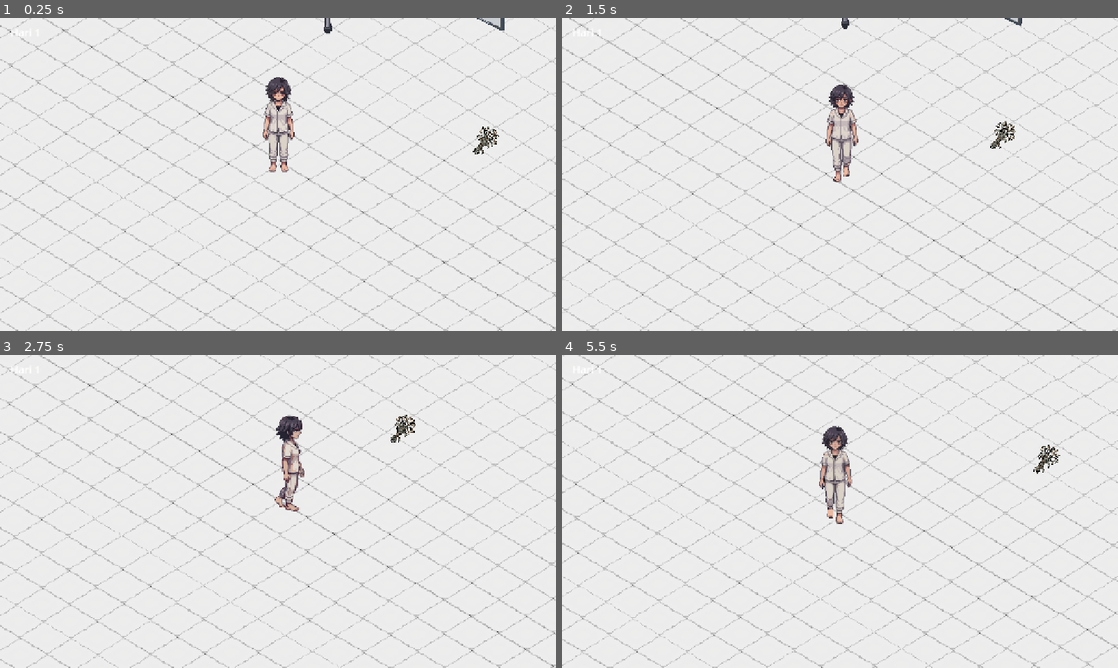
Above: before the commit, frames 1-4 (two rows, left to right).
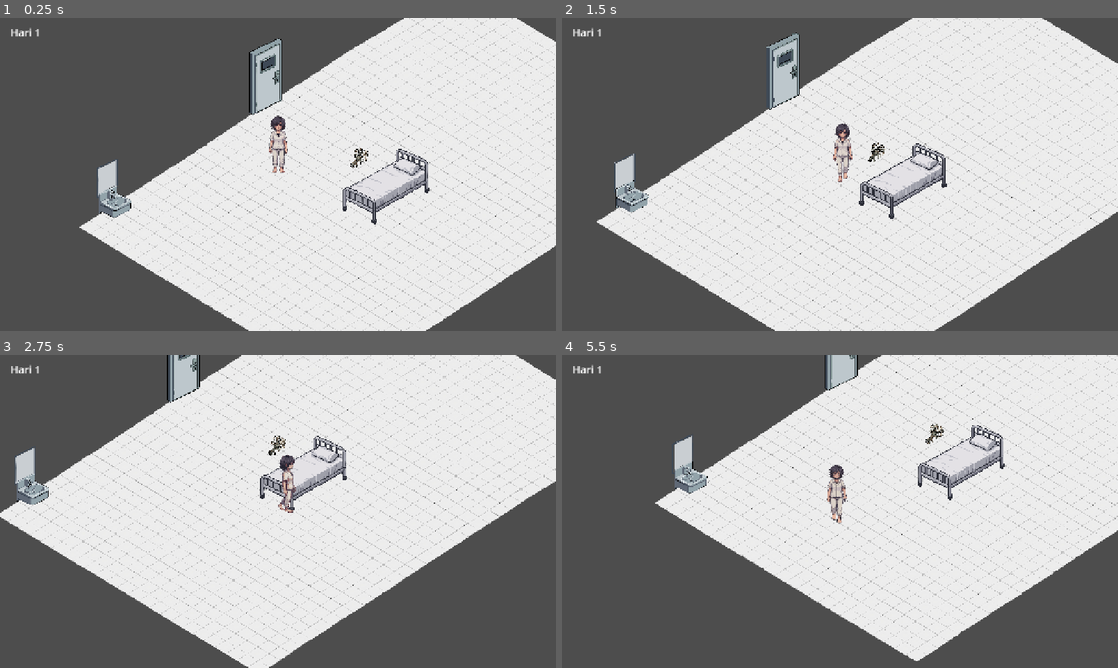
Above: after the commit, the same moments.

Repository: ManReank/REGRETIONS
Game: Godot game, scene res://scenes/main/main.tscn
Same seed, same stepped clock (60 frames per second), same inputs: the game is played once before the commit and once after it.
Inputs:
- Up to frame 1 (0.25 s): no input
- Up to frame 2 (1.5 s): tap Enter (ui_accept) at 0.5, 0.77 s; hold D (move_right) 0.53-1.28 s; tap E (interact) at 0.6, 1.35 s; hold S (move_down) from 1.28 s (still down)
- Up to frame 3 (2.75 s): tap Enter (ui_accept) at 1.52 s; release S (move_down) at 2.03 s; hold D (move_right) from 2.03 s (still down); tap E (interact) at 2.1 s
- Up to frame 4 (5.5 s): release D (move_right) at 2.78 s; hold W (move_up) 2.78-3.53 s; tap E (interact) every 0.75 s from 2.85 to 5.1 s; tap Enter (ui_accept) at 3.02, 3.77, 4.52 s; hold A (move_left) 3.53-5.03 s; hold S (move_down) from 5.03 s (still down)

The runs differ from the first frame. In frame 1, 50% of the frame differs, in the area x 0-100%, y 0-100%; in frame 2, 46%; in frame 3, 46%; in frame 4, 55%.

Commit message:
rescaling the whiteroom etc

Diff:
--- a/scenes/eira/eira.tscn
+++ b/scenes/eira/eira.tscn
@@ -16,7 +16,7 @@
 shape = SubResource("CircleShape2D_body")
 
 [node name="AnimatedSprite2D" type="AnimatedSprite2D" parent="." unique_id=1000023527]
-scale = Vector2(0.80333334, 0.67214286)
+scale = Vector2(0.3, 0.251)
 sprite_frames = ExtResource("2_d11ye")
 animation = &"idle_left"
 
--- a/scenes/furniture/bed.tscn
+++ b/scenes/furniture/bed.tscn
@@ -4,7 +4,7 @@
 [ext_resource type="Script" uid="uid://d0inivwfyhyov" path="res://core/interaction/interactable.gd" id="2_qx5gi"]
 
 [sub_resource type="RectangleShape2D" id="RectangleShape2D_8bkan"]
-size = Vector2(204, 135)
+size = Vector2(206, 130)
 
 [node name="Bed" type="StaticBody2D" unique_id=116703087]
 
@@ -14,12 +14,12 @@
 offset = Vector2(-6.5, -330)
 
 [node name="CollisionPolygon2D" type="CollisionPolygon2D" parent="." unique_id=607445480]
-polygon = PackedVector2Array(-166, 1, -27, 56, 190, -74, 68, -155)
+polygon = PackedVector2Array(-103, -28, -106, 21, -27, 56, 108, -29, 103, -98, 35, -128)
 
 [node name="SleepArea" type="Area2D" parent="." unique_id=222196634]
 script = ExtResource("2_qx5gi")
 object_id = "bed"
 
 [node name="CollisionShape2D" type="CollisionShape2D" parent="SleepArea" unique_id=103370508]
-position = Vector2(-2, -44.5)
+position = Vector2(-3, -42)
 shape = SubResource("RectangleShape2D_8bkan")
--- a/scenes/interactables/mirror.tscn
+++ b/scenes/interactables/mirror.tscn
@@ -1,10 +1,10 @@
 [gd_scene format=3 uid="uid://v623g2onj1fk"]
 
 [ext_resource type="Script" uid="uid://d0inivwfyhyov" path="res://core/interaction/interactable.gd" id="1_hj66i"]
-[ext_resource type="Texture2D" uid="uid://bloksiu5tsvg0" path="res://assets/objects/OBJ_07 Cermin 01.png" id="2_iu6bh"]
+[ext_resource type="Texture2D" uid="uid://5v1vfeen85dq" path="res://assets/objects/OBJ_07 Cermin 02.png" id="2_hj66i"]
 
 [sub_resource type="RectangleShape2D" id="RectangleShape2D_235oj"]
-size = Vector2(70.5, 132)
+size = Vector2(99, 231)
 
 [node name="Mirror" type="Area2D" unique_id=297100894]
 visibility_layer = 2
@@ -16,9 +16,9 @@
 [node name="Sprite2D" type="Sprite2D" parent="." unique_id=1680625716]
 position = Vector2(58.771484, 26.500347)
 scale = Vector2(0.09492188, 0.0934961)
-texture = ExtResource("2_iu6bh")
+texture = ExtResource("2_hj66i")
 offset = Vector2(-45, -811)
 
 [node name="CollisionShape2D" type="CollisionShape2D" parent="." unique_id=1161558661]
-position = Vector2(55.75, -49)
+position = Vector2(51.5, 0.5)
 shape = SubResource("RectangleShape2D_235oj")
--- a/scenes/main/main.tscn
+++ b/scenes/main/main.tscn
@@ -69,6 +69,7 @@
 [node name="DialogueText" type="Label" parent="UI/DialogueUI/DialoguePanel" unique_id=242056538]
 layout_mode = 2
 theme_override_font_sizes/font_size = 24
+vertical_alignment = 1
 autowrap_mode = 3
 
 [node name="FadeUI" type="ColorRect" parent="UI" unique_id=529539786]
--- a/scenes/white_room/white_room.tscn
+++ b/scenes/white_room/white_room.tscn
@@ -5,18 +5,18 @@
 [ext_resource type="PackedScene" uid="uid://v623g2onj1fk" path="res://scenes/interactables/mirror.tscn" id="2_e61mm"]
 [ext_resource type="PackedScene" uid="uid://ha1egntwolxc" path="res://scenes/furniture/bed.tscn" id="2_smdds"]
 [ext_resource type="PackedScene" uid="uid://dgkebhf7fpnve" path="res://scenes/interactables/flower_wreath.tscn" id="4_smdds"]
-[ext_resource type="Texture2D" path="res://assets/environment/ENV _03 Metal Door 01.png.png" id="env_metaldoor01"]
-[ext_resource type="Texture2D" path="res://assets/environment/ENV _03 Metal Door 02.png.png" id="env_metaldoor02"]
-[ext_resource type="Texture2D" path="res://assets/environment/ENV_05 Sink 01.png.png" id="env_sink01"]
-[ext_resource type="Texture2D" path="res://assets/environment/ENV_05 Sink 02.png.png" id="env_sink02"]
-[ext_resource type="Texture2D" path="res://assets/environment/Coretan Merah 1.png" id="env_redscribbledecal1"]
-[ext_resource type="Texture2D" path="res://assets/environment/Coretan Merah 2.png" id="env_redscribbledecal2"]
-[ext_resource type="Texture2D" path="res://assets/environment/Noda Darah 1.png" id="env_bloodstaindecal1"]
-[ext_resource type="Texture2D" path="res://assets/environment/Noda Darah 2.png" id="env_bloodstaindecal2"]
-[ext_resource type="Texture2D" path="res://assets/environment/Noda Darah 3.png" id="env_bloodstaindecal3"]
-[ext_resource type="Texture2D" path="res://assets/environment/Noda Darah 4.png" id="env_bloodstaindecal4"]
-[ext_resource type="Texture2D" path="res://assets/environment/Noda Darah 5.png" id="env_bloodstaindecal5"]
-[ext_resource type="Texture2D" path="res://assets/environment/Noda Darah 6.png" id="env_bloodstaindecal6"]
+[ext_resource type="Texture2D" uid="uid://do4g4gjyyjorv" path="res://assets/environment/Noda Darah 1.png" id="env_bloodstaindecal1"]
+[ext_resource type="Texture2D" uid="uid://bb3ndolp5m61k" path="res://assets/environment/Noda Darah 2.png" id="env_bloodstaindecal2"]
+[ext_resource type="Texture2D" uid="uid://b1srdd7gstqgh" path="res://assets/environment/Noda Darah 3.png" id="env_bloodstaindecal3"]
+[ext_resource type="Texture2D" uid="uid://cv4txat64nhe" path="res://assets/environment/Noda Darah 4.png" id="env_bloodstaindecal4"]
+[ext_resource type="Texture2D" uid="uid://dce7k88fqxpnt" path="res://assets/environment/Noda Darah 5.png" id="env_bloodstaindecal5"]
+[ext_resource type="Texture2D" uid="uid://cl5mrv83a06ob" path="res://assets/environment/Noda Darah 6.png" id="env_bloodstaindecal6"]
+[ext_resource type="Texture2D" uid="uid://dyr3qglkiqhpp" path="res://assets/environment/ENV _03 Metal Door 01.png.png" id="env_metaldoor01"]
+[ext_resource type="Texture2D" uid="uid://dgng2nwro7bly" path="res://assets/environment/ENV _03 Metal Door 02.png.png" id="env_metaldoor02"]
+[ext_resource type="Texture2D" uid="uid://dx612qp1u1ymq" path="res://assets/environment/Coretan Merah 1.png" id="env_redscribbledecal1"]
+[ext_resource type="Texture2D" uid="uid://dva3wau4fh724" path="res://assets/environment/Coretan Merah 2.png" id="env_redscribbledecal2"]
+[ext_resource type="Texture2D" uid="uid://c3f8cox7yaqrc" path="res://assets/environment/ENV_05 Sink 01.png.png" id="env_sink01"]
+[ext_resource type="Texture2D" uid="uid://db8egorbd5ubl" path="res://assets/environment/ENV_05 Sink 02.png.png" id="env_sink02"]
 
 [node name="WhiteRoom" type="Node2D" unique_id=844027306]
 y_sort_enabled = true
@@ -24,9 +24,13 @@
 [node name="Ground" type="Node2D" parent="." unique_id=1210889622]
 
 [node name="Floor" type="Sprite2D" parent="Ground" unique_id=998048861]
-position = Vector2(640, 380)
-scale = Vector2(0.5, 0.5)
+position = Vector2(659, 284)
+scale = Vector2(0.2, 0.2)
 texture = ExtResource("1_e61mm")
+
+[node name="Floor2" type="Sprite2D" parent="Ground" unique_id=1658446565]
+position = Vector2(1041.5, 142)
+scale = Vector2(469.00003, 278.00003)
 
 [node name="WorldObjects" type="Node2D" parent="." unique_id=425917522]
 y_sort_enabled = true
@@ -35,26 +39,109 @@
 y_sort_enabled = true
 
 [node name="Bed" parent="WorldObjects/Furniture" unique_id=996731395 instance=ExtResource("2_smdds")]
-position = Vector2(681, 124)
+position = Vector2(601, 363)
+scale = Vector2(0.6, 0.6)
+
+[node name="Bed2" parent="WorldObjects/Furniture" unique_id=116703087 instance=ExtResource("2_smdds")]
+visible = false
+position = Vector2(601, 363)
+scale = Vector2(0.6, 0.6)
+
+[node name="MetalDoor01" type="Sprite2D" parent="WorldObjects/Furniture" unique_id=391269538]
+position = Vector2(416.99997, 232)
+scale = Vector2(0.07, 0.07)
+texture = ExtResource("env_metaldoor01")
+offset = Vector2(-8, -963)
+
+[node name="MetalDoor02" type="Sprite2D" parent="WorldObjects/Furniture" unique_id=1039297718]
+position = Vector2(997, 345)
+scale = Vector2(1e-05, 1e-05)
+texture = ExtResource("env_metaldoor02")
+offset = Vector2(138, -963)
+
+[node name="Sink01" type="Sprite2D" parent="WorldObjects/Furniture" unique_id=951162669]
+position = Vector2(186, 389)
+scale = Vector2(0.033, 0.033)
+texture = ExtResource("env_sink01")
+offset = Vector2(0, -805)
+
+[node name="Sink02" type="Sprite2D" parent="WorldObjects/Furniture" unique_id=908070082]
+visible = false
+position = Vector2(1006, 288)
+scale = Vector2(0.08, 0.08)
+texture = ExtResource("env_sink02")
+offset = Vector2(105, -746)
 
 [node name="Interactables" type="Node2D" parent="WorldObjects" unique_id=373447528]
 y_sort_enabled = true
 
 [node name="Mirror" parent="WorldObjects/Interactables" unique_id=297100894 instance=ExtResource("2_e61mm")]
-position = Vector2(825, 153)
+position = Vector2(157, 346)
+scale = Vector2(0.4, 0.4)
 
 [node name="Area2D" type="Area2D" parent="WorldObjects/Interactables" unique_id=202638315]
 
 [node name="FlowerWreath" parent="WorldObjects/Interactables" unique_id=1253956523 instance=ExtResource("4_smdds")]
-position = Vector2(895, 370)
+position = Vector2(561, 313)
+scale = Vector2(0.7, 0.7)
 
 [node name="Decorations" type="Node2D" parent="WorldObjects" unique_id=1332493937]
+visible = false
+
+[node name="RedScribbleDecal1" type="Sprite2D" parent="WorldObjects/Decorations" unique_id=2129058231]
+position = Vector2(1357, 578.00006)
+scale = Vector2(0.03, 0.03)
+texture = ExtResource("env_redscribbledecal1")
+offset = Vector2(56, -863)
+
+[node name="RedScribbleDecal2" type="Sprite2D" parent="WorldObjects/Decorations" unique_id=1678262839]
+position = Vector2(1530, 700)
+scale = Vector2(0.15, 0.15)
+texture = ExtResource("env_redscribbledecal2")
+offset = Vector2(42, -321)
+
+[node name="BloodStainDecal1" type="Sprite2D" parent="WorldObjects/Decorations" unique_id=1962517568]
+position = Vector2(1810, 700)
+scale = Vector2(0.15, 0.15)
+texture = ExtResource("env_bloodstaindecal1")
+offset = Vector2(-14, -725)
+
+[node name="BloodStainDecal2" type="Sprite2D" parent="WorldObjects/Decorations" unique_id=1140595268]
+position = Vector2(2090, 700)
+scale = Vector2(0.15, 0.15)
+texture = ExtResource("env_bloodstaindecal2")
+offset = Vector2(79, -840)
+
+[node name="BloodStainDecal3" type="Sprite2D" parent="WorldObjects/Decorations" unique_id=1742439955]
+position = Vector2(1250, 1020)
+scale = Vector2(0.15, 0.15)
+texture = ExtResource("env_bloodstaindecal3")
+offset = Vector2(70, -530)
+
+[node name="BloodStainDecal4" type="Sprite2D" parent="WorldObjects/Decorations" unique_id=781216417]
+position = Vector2(1530, 1020)
+scale = Vector2(0.15, 0.15)
+texture = ExtResource("env_bloodstaindecal4")
+offset = Vector2(-20, -586)
+
+[node name="BloodStainDecal5" type="Sprite2D" parent="WorldObjects/Decorations" unique_id=2022311316]
+position = Vector2(1810, 1020)
+scale = Vector2(0.15, 0.15)
+texture = ExtResource("env_bloodstaindecal5")
+offset = Vector2(58, -645)
+
+[node name="BloodStainDecal6" type="Sprite2D" parent="WorldObjects/Decorations" unique_id=203447563]
+position = Vector2(2090, 1020)
+scale = Vector2(0.15, 0.15)
+texture = ExtResource("env_bloodstaindecal6")
+offset = Vector2(63, -747)
 
 [node name="Characters" type="Node2D" parent="." unique_id=1229693719]
 y_sort_enabled = true
 
 [node name="Eira" parent="Characters" unique_id=819956635 instance=ExtResource("1_od50t")]
-position = Vector2(576, 400)
+position = Vector2(436, 323)
+scale = Vector2(0.6, 0.6)
 
 [node name="NPCs" type="Node2D" parent="Characters" unique_id=1470480740]
 
@@ -63,81 +150,10 @@
 [node name="Foreground" type="Node2D" parent="." unique_id=1076815780]
 
 [node name="RoomBounds" type="StaticBody2D" parent="." unique_id=1212725919]
+visible = false
 position = Vector2(640, 380)
 
 [node name="CollisionPolygon2D" type="CollisionPolygon2D" parent="RoomBounds" unique_id=438238916]
-position = Vector2(-3, -45)
+position = Vector2(-123, -51)
 build_mode = 1
-polygon = PackedVector2Array(65, -286, 482, -30, -87, 337, -504, 84)
-
-[node name="MetalDoor01" type="Sprite2D" parent="WorldObjects/Furniture"]
-position = Vector2(1250, 320)
-scale = Vector2(0.15, 0.15)
-texture = ExtResource("env_metaldoor01")
-offset = Vector2(-8, -963)
-
-[node name="MetalDoor02" type="Sprite2D" parent="WorldObjects/Furniture"]
-position = Vector2(1400, 320)
-scale = Vector2(0.15, 0.15)
-texture = ExtResource("env_metaldoor02")
-offset = Vector2(138, -963)
-
-[node name="Sink01" type="Sprite2D" parent="WorldObjects/Furniture"]
-position = Vector2(1650, 320)
-scale = Vector2(0.15, 0.15)
-texture = ExtResource("env_sink01")
-offset = Vector2(0, -805)
-
-[node name="Sink02" type="Sprite2D" parent="WorldObjects/Furniture"]
-position = Vector2(1900, 320)
-scale = Vector2(0.15, 0.15)
-texture = ExtResource("env_sink02")
-offset = Vector2(105, -746)
-
-[node name="RedScribbleDecal1" type="Sprite2D" parent="WorldObjects/Decorations"]
-position = Vector2(1250, 700)
-scale = Vector2(0.15, 0.15)
-texture = ExtResource("env_redscribbledecal1")
-offset = Vector2(56, -863)
-
-[node name="RedScribbleDecal2" type="Sprite2D" parent="WorldObjects/Decorations"]
-position = Vector2(1530, 700)
-scale = Vector2(0.15, 0.15)
-texture = ExtResource("env_redscribbledecal2")
-offset = Vector2(42, -321)
-
-[node name="BloodStainDecal1" type="Sprite2D" parent="WorldObjects/Decorations"]
-position = Vector2(1810, 700)
-scale = Vector2(0.15, 0.15)
-texture = ExtResource("env_bloodstaindecal1")
-offset = Vector2(-14, -725)
-
-[node name="BloodStainDecal2" type="Sprite2D" parent="WorldObjects/Decorations"]
-position = Vector2(2090, 700)
-scale = Vector2(0.15, 0.15)
-texture = ExtResource("env_bloodstaindecal2")
-offset = Vector2(79, -840)
-
-[node name="BloodStainDecal3" type="Sprite2D" parent="WorldObjects/Decorations"]
-position = Vector2(1250, 1020)
-scale = Vector2(0.15, 0.15)
-texture = ExtResource("env_bloodstaindecal3")
-offset = Vector2(70, -530)
-
-[node name="BloodStainDecal4" type="Sprite2D" parent="WorldObjects/Decorations"]
-position = Vector2(1530, 1020)
-scale = Vector2(0.15, 0.15)
-texture = ExtResource("env_bloodstaindecal4")
-offset = Vector2(-20, -586)
-
-[node name="BloodStainDecal5" type="Sprite2D" parent="WorldObjects/Decorations"]
-position = Vector2(1810, 1020)
-scale = Vector2(0.15, 0.15)
-texture = ExtResource("env_bloodstaindecal5")
-offset = Vector2(58, -645)
-
-[node name="BloodStainDecal6" type="Sprite2D" parent="WorldObjects/Decorations"]
-position = Vector2(2090, 1020)
-scale = Vector2(0.15, 0.15)
-texture = ExtResource("env_bloodstaindecal6")
-offset = Vector2(63, -747)
+polygon = PackedVector2Array(-79, -125, 153, 20, -153, 217, -387, 75)
